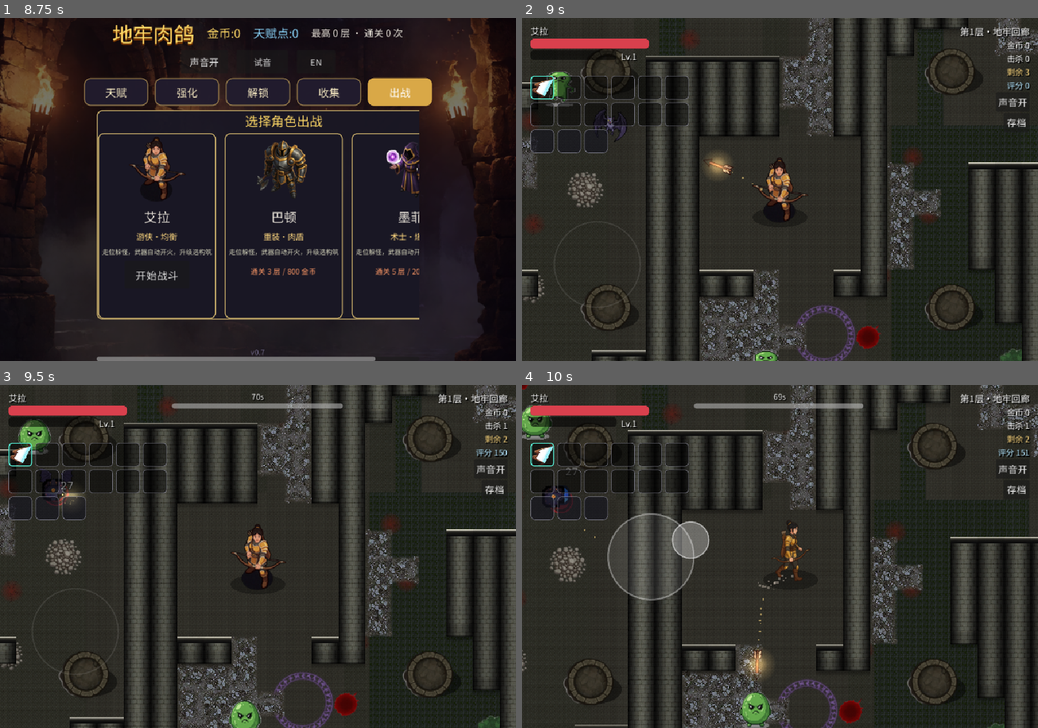
Above: before the commit, frames 1-4 (two rows, left to right).
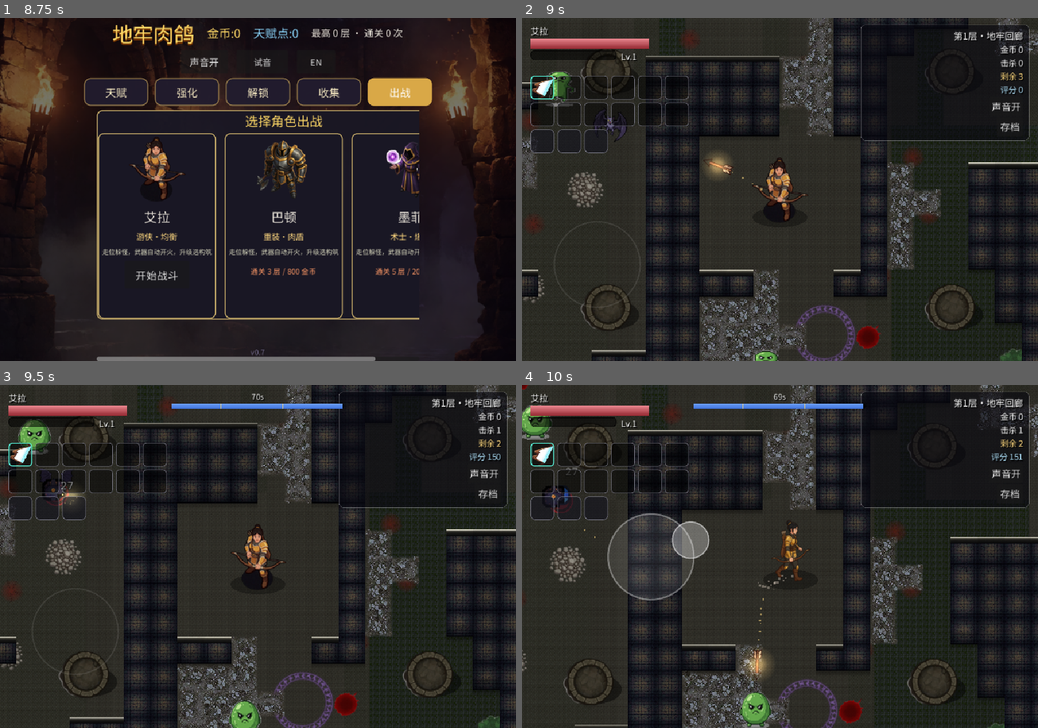
Above: after the commit, the same moments.

Repository: owlco001/dungeon-rogue-godot
Game: Godot game, scene res://scenes/lobby.tscn
Two runs of this game, one before a commit and one after it. Both use one fixed random seed, a clock stepped at 60 frames per second and the inputs below.
Inputs (mouse positions are in pixels of both pictures, inside the frame that each line leads up to):
- Up to frame 1 (8.75 s): click "声音开" at 0.5 s; click "声音关" at 1.25 s; click "试音" at 2 s; click "EN" at 2.75 s; click "Test" at 3.5 s; click "中文" at 4.25 s; click "天赋" at 5 s; click "强化" at 5.75 s; click "解锁" at 6.5 s; click "收集" at 7.25 s; click "出战" at 8 s
- Up to frame 2 (9 s): click "开始战斗" at 8.75 s
- Up to frame 3 (9.5 s): no input
- Up to frame 4 (10 s): drag from (651, 556) to (831, 481) at 9.52 s

Frame 1 is identical in both runs. In frame 2, 15% of the frame differs, in the area x 0-100%, y 0-100%; in frame 3, 16%; in frame 4, 16%, in the area x 1-100%, y 0-100%.

Commit message:
v0.8.19: HUD 打磨（血条/计时条渐变、波次刻度、右上信息面板）+ 6 主题墙面重画

Diff:
--- a/scripts/hud.gd
+++ b/scripts/hud.gd
@@ -107,6 +107,16 @@
 	return l
 
 
+## v0.8.19：纵向渐变纹理（上亮下暗），用于血条/经验条/计时条的 fill
+func _mk_gradient_tex(top: Color, bottom: Color) -> Texture2D:
+	var img := Image.create(4, 32, false, Image.FORMAT_RGBA8)
+	for y in range(32):
+		var c := top.lerp(bottom, float(y) / 31.0)
+		for x in range(4):
+			img.set_pixel(x, y, c)
+	return ImageTexture.create_from_image(img)
+
+
 func _mk_bar(fill_color: Color, w: float) -> ProgressBar:
 	var b := ProgressBar.new()
 	b.custom_minimum_size = Vector2(w, 18)
@@ -116,9 +126,11 @@
 	var bg := StyleBoxFlat.new()
 	bg.bg_color = Color(0, 0, 0, 0.55)
 	bg.set_corner_radius_all(6)
-	var fill := StyleBoxFlat.new()
-	fill.bg_color = fill_color
-	fill.set_corner_radius_all(6)
+	bg.set_border_width_all(1)
+	bg.border_color = Color(0, 0, 0, 0.8)
+	# v0.8.19：fill 改渐变（上亮下暗）+ 底框描边
+	var fill := StyleBoxTexture.new()
+	fill.texture = _mk_gradient_tex(fill_color.lightened(0.35), fill_color.darkened(0.3))
 	b.add_theme_stylebox_override("background", bg)
 	b.add_theme_stylebox_override("fill", fill)
 	return b
@@ -162,18 +174,46 @@
 	_timer_bar.show_percentage = false
 	_timer_bar.visible = false
 	_timer_label.visible = false
+	# v0.8.19：计时条渐变 + 波次刻度（T+25/T+50，对应 3 波怪）
+	var tbg := StyleBoxFlat.new()
+	tbg.bg_color = Color(0, 0, 0, 0.55)
+	tbg.set_corner_radius_all(5)
+	_timer_bar.add_theme_stylebox_override("background", tbg)
+	var tfill := StyleBoxTexture.new()
+	tfill.texture = _mk_gradient_tex(Color(0.45, 0.65, 1.0), Color(0.25, 0.45, 0.85))
+	_timer_bar.add_theme_stylebox_override("fill", tfill)
+	for wave_t in [25.0, 50.0]:
+		var tick := ColorRect.new()
+		tick.color = Color(1.0, 0.85, 0.4, 0.9)
+		tick.custom_minimum_size = Vector2(2, 10)
+		tick.position = Vector2(320.0 * (70.0 - wave_t) / 70.0 - 1.0, 0)
+		tick.mouse_filter = Control.MOUSE_FILTER_IGNORE
+		_timer_bar.add_child(tick)
 	vc.add_child(_timer_bar)
 
 
 func _build_labels() -> void:
+	# v0.8.19：右上信息收进半透明圆角面板
+	var panel := PanelContainer.new()
+	panel.set_anchors_preset(Control.PRESET_TOP_RIGHT)
+	panel.offset_left = -330
+	panel.offset_right = -16
+	panel.offset_top = 12
+	panel.grow_horizontal = Control.GROW_DIRECTION_BEGIN
+	var psb := StyleBoxFlat.new()
+	psb.bg_color = Color(0.03, 0.03, 0.06, 0.62)
+	psb.set_corner_radius_all(8)
+	psb.set_border_width_all(1)
+	psb.border_color = Color(1, 1, 1, 0.12)
+	psb.content_margin_left = 12
+	psb.content_margin_right = 12
+	psb.content_margin_top = 8
+	psb.content_margin_bottom = 8
+	panel.add_theme_stylebox_override("panel", psb)
+	add_child(panel)
 	var box := VBoxContainer.new()
-	box.set_anchors_preset(Control.PRESET_TOP_RIGHT)
-	box.offset_left = -330
-	box.offset_right = -16
-	box.offset_top = 12
-	box.grow_horizontal = Control.GROW_DIRECTION_BEGIN
 	box.add_theme_constant_override("separation", 2)
-	add_child(box)
+	panel.add_child(box)
 	_floor_label = _mk_label("第1层·地牢回廊", 17)
 	_floor_label.horizontal_alignment = HORIZONTAL_ALIGNMENT_RIGHT
 	box.add_child(_floor_label)
Binary file changed: assets/tiles/corridor/tile_corridor_side.png
Binary file changed: assets/tiles/forge/tile_forge_side.png
Binary file changed: assets/tiles/ice/tile_ice_side.png
Binary file changed: assets/tiles/thorn/tile_thorn_side.png
Binary file changed: assets/tiles/tomb/tile_tomb_side.png
Binary file changed: assets/tiles/void/tile_void_side.png
Not shown, added: tools/gen_wall_sides.py
